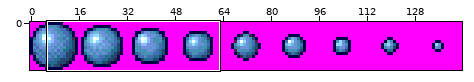
Sprite sheet: pirate_intro/src/res/ball_metal.png. Above, an overview of the earlier version with the close-up marked.
Close-up. As it was:
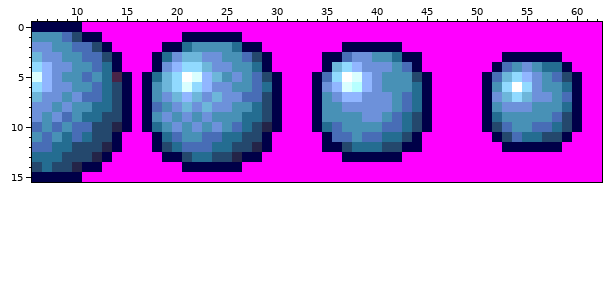
The file is 144x16 pixels. Shown: x 6..62, y 0..15.
After:
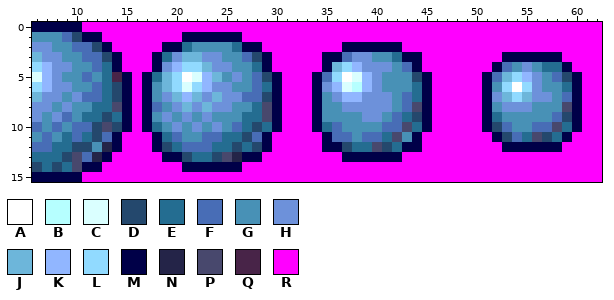
Palette (. is transparent): A #ffffff  B #b6ffff  C #daffff  D #24486d  E #246d91  F #486db6  G #4891b6  H #6d91da  J #6db6da  K #91b6ff  L #91daff  M #000048  N #242448  P #48486d  Q #482448  R #ff00ff
Message: - Barbarian intro : * graphics tweaks (vectorball sprites)
What changed:
The author changed colour N to colour D in row 10 at x 14; in row 12 at x 28.
The author changed colour D to colour E in row 9 at x 14; in row 10 at x 44 and 59; in row 11 at x 58; in row 12 at x 27 and 42; in row 14 at x 9.
The author changed colour N to colour E in row 10 at x 29.
The author changed colour D to colour F in row 11 at x 13 and 28; in row 13 at x 11.
The author changed colour D to colour G in row 11 at x 43; in row 12 at x 12.
The author changed colour D to colour P in row 8 at x 14 and 29; in row 9 at x 29; in row 10 at x 13; in row 13 at x 10 and 25.
The author changed colour E to colour P in row 8 at x 44 and 59; in row 10 at x 43 and 58; in row 11 at x 42 and 56; in row 12 at x 40.
The author changed colour N to colour P in row 14 at x 10.
